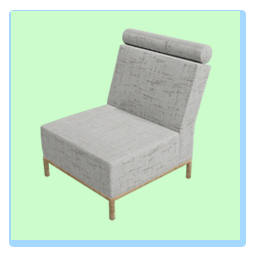
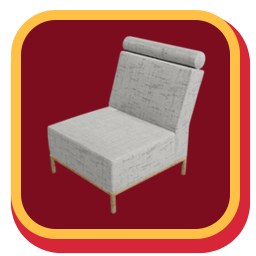
Layered file, before and after one edit (256 × 256). Changes by layer:
painted on "Layer 4" over [left=40, top=28, right=213, bottom=221]
removed layer "Rectangle 1" over [left=11, top=11, right=240, bottom=240]
added layer "Rounded Rectangle 2" above "Layer 1" over [left=11, top=10, right=240, bottom=239]
